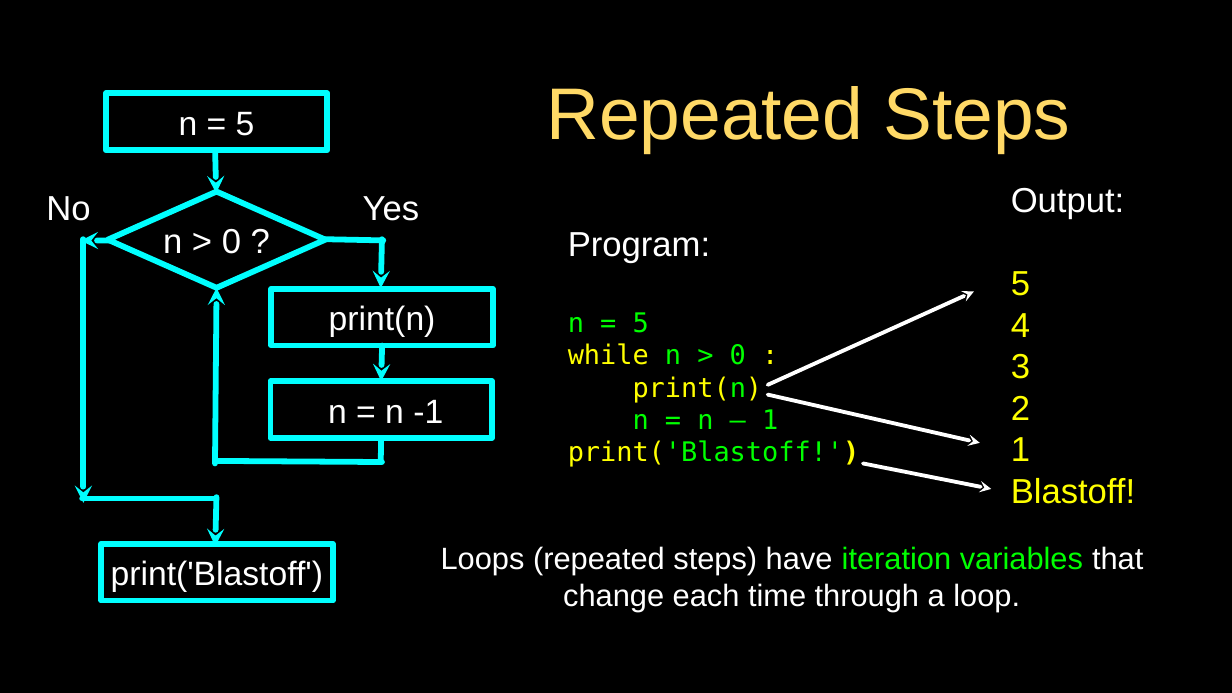
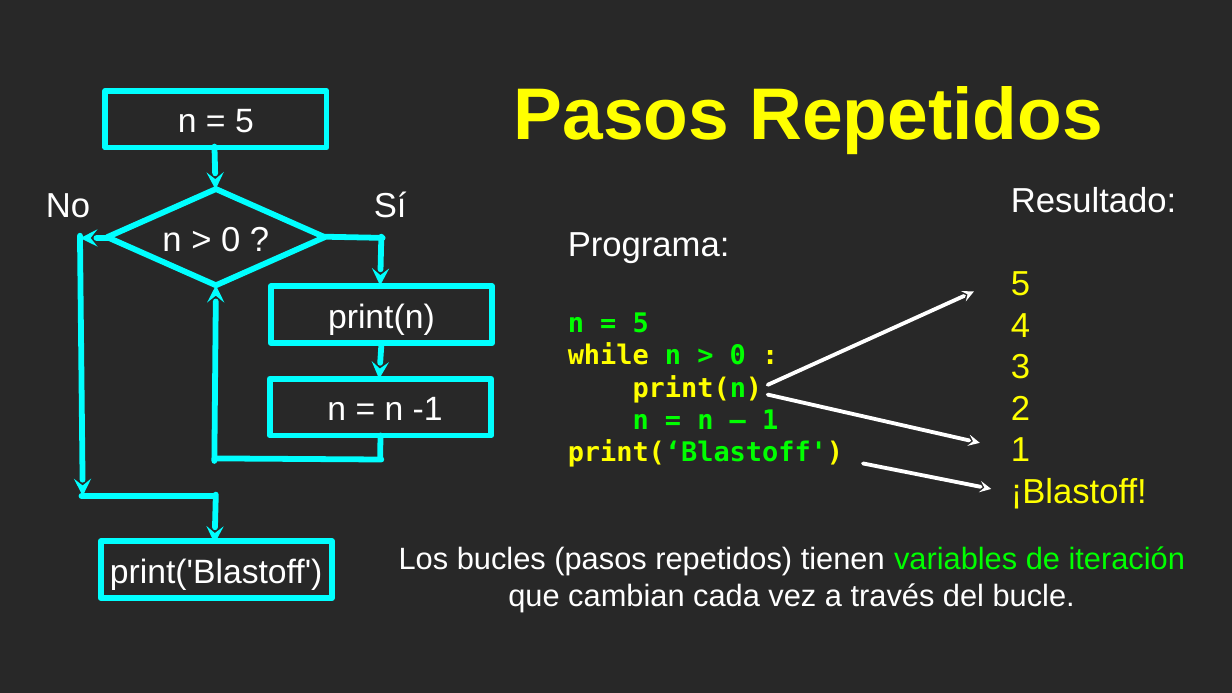
Before and after one commit to csev/py4e, a slide deck: slide 41 of lectures3/Pythonlearn-01-Intro.pptx. Drawn at 1232x693 pixels with LibreOffice and Linux fonts; fonts in the diff are those of the drawing. Boxes give left, top, right and bottom in pixels: in the first picture for what was removed or moved away, otherwise in the second. Text is boxed around its words. In the diff, an @@ line names an element or a change of style, - is before the commit and + after.

Commit message:
Update lessons.json
Move slides from es folder

```diff
--- a/lectures3/Pythonlearn-01-Intro.pptx
+++ b/lectures3/Pythonlearn-01-Intro.pptx
@@ background #000000 to #282828 @@
@@ title at [514,86,1102,153]: text changed; text colour #FFD966 to #FFFF00; bold on @@
-Repeated Steps
+Pasos Repetidos
@@ arrow moved from (216, 193) - (215, 150) to (215, 189) - (214, 147) @@
@@ text at [374,191,407,218]: text changed @@
-Yes
+Sí
@@ text at [1011,187,1177,213]: text changed @@
-Output:
+Resultado:
@@ arrow moved from (83, 503) - (83, 239) to (82, 496) - (80, 236) @@
@@ text at [568,232,730,263]: text changed @@
-Program:
+Programa:
@@ text at [568,312,778,429]: bold on in "n = 5", "while n > 0 :", "print(n)", "n = n – 1" @@
@@ text at [568,440,843,467]: text changed; bold on @@
-print('Blastoff!')
+print(‘Blastoff')
@@ text at [1011,478,1147,509]: text changed @@
-Blastoff!
+¡Blastoff!
@@ text at [399,546,1185,611]: text changed @@
-Loops (repeated steps) have iteration variables that change each time through a loop.
+Los bucles (pasos repetidos) tienen variables de iteración que cambian cada vez a través del bucle.
@@ rectangle removed at [0,633,1232,693] @@
```
Also in this commit, not shown: 15 other slides changed, 29 slides added, 29 slides removed, 12 other files.
